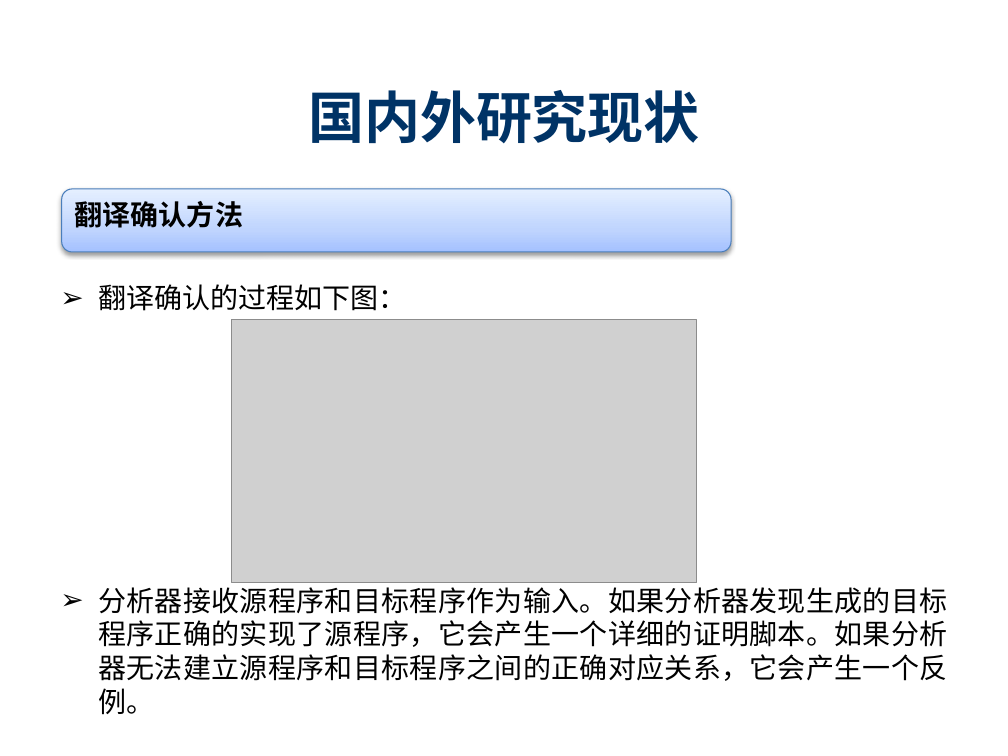
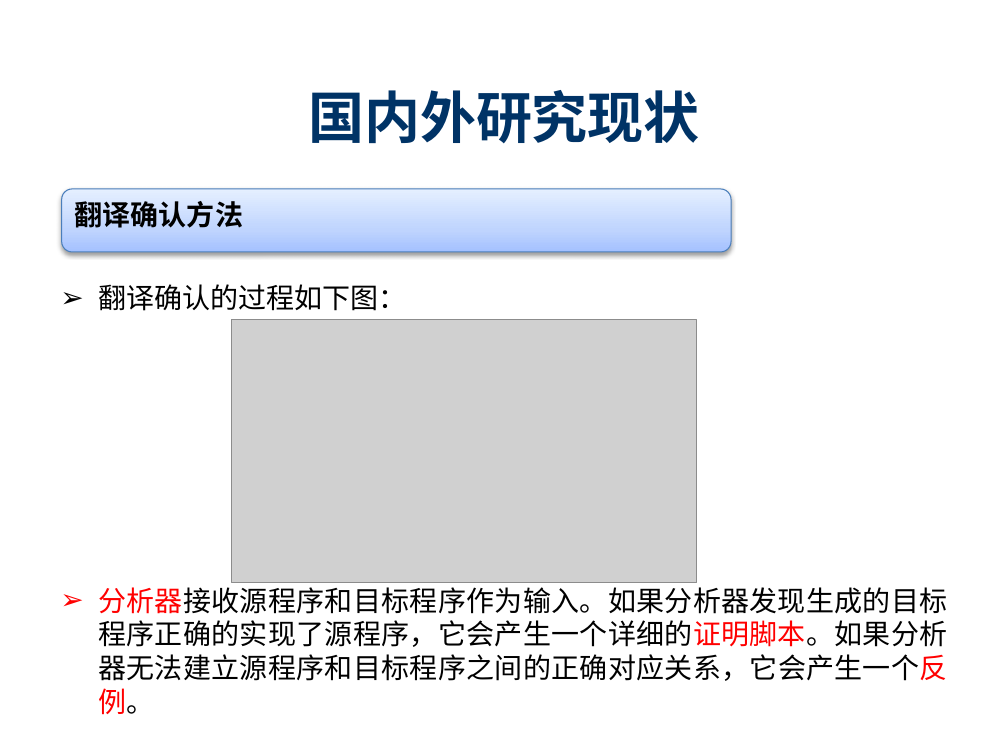
Before and after one commit to destiny1991/--2014--destiny, a slide deck: slide 13 of 开题/SY1406108_陈志伟_开题ppt.pptx (slide 12 before the commit). Drawn at 1008x756 pixels with LibreOffice and Linux fonts; fonts in the diff are those of the drawing; grey boxes stand for pictures; background and template pictures are left out. Boxes give left, top, right and bottom in pixels: in the first picture for what was removed or moved away, otherwise in the second. Text is boxed around its words. In the diff, an @@ line names an element or a change of style, - is before the commit and + after.

```diff
--- a/开题/SY1406108_陈志伟_开题ppt.pptx
+++ b/开题/SY1406108_陈志伟_开题ppt.pptx
@@ text at bbox=[98, 587, 947, 715]: text colour #000000 to #FF0000 in "分析器接收源程序和目标程序作为输入。如果分析器发现生成的目标程序正确的实现了源程序，它会产生一个详细的证明脚本。如果分析 ..." @@
```
Also in this commit, not shown: 14 other slides changed, 1 slide added, 1 other file.
